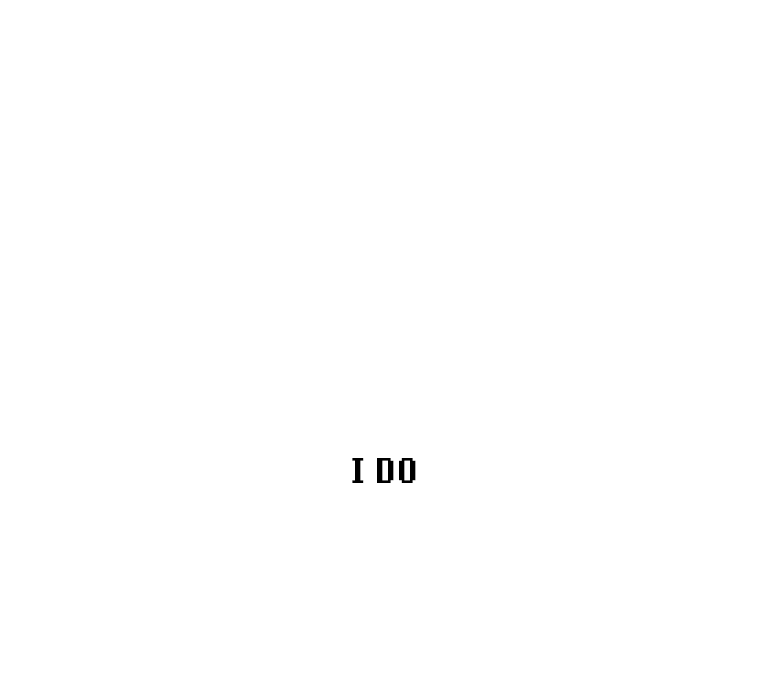
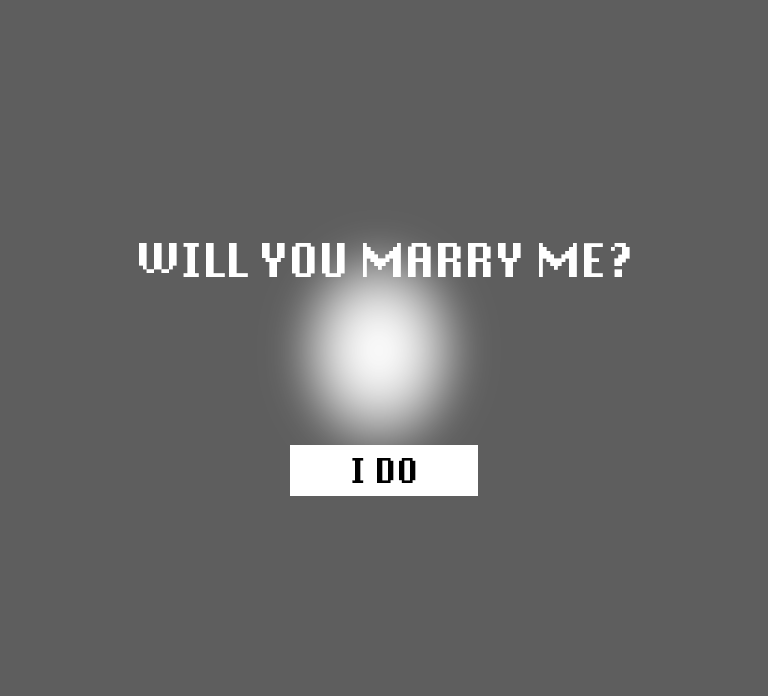
Revision of a layered 768×696 image; what changed, layer by layer:
added layer "Rectangle 2" (63%) over bbox(0, 0, 768, 696)
